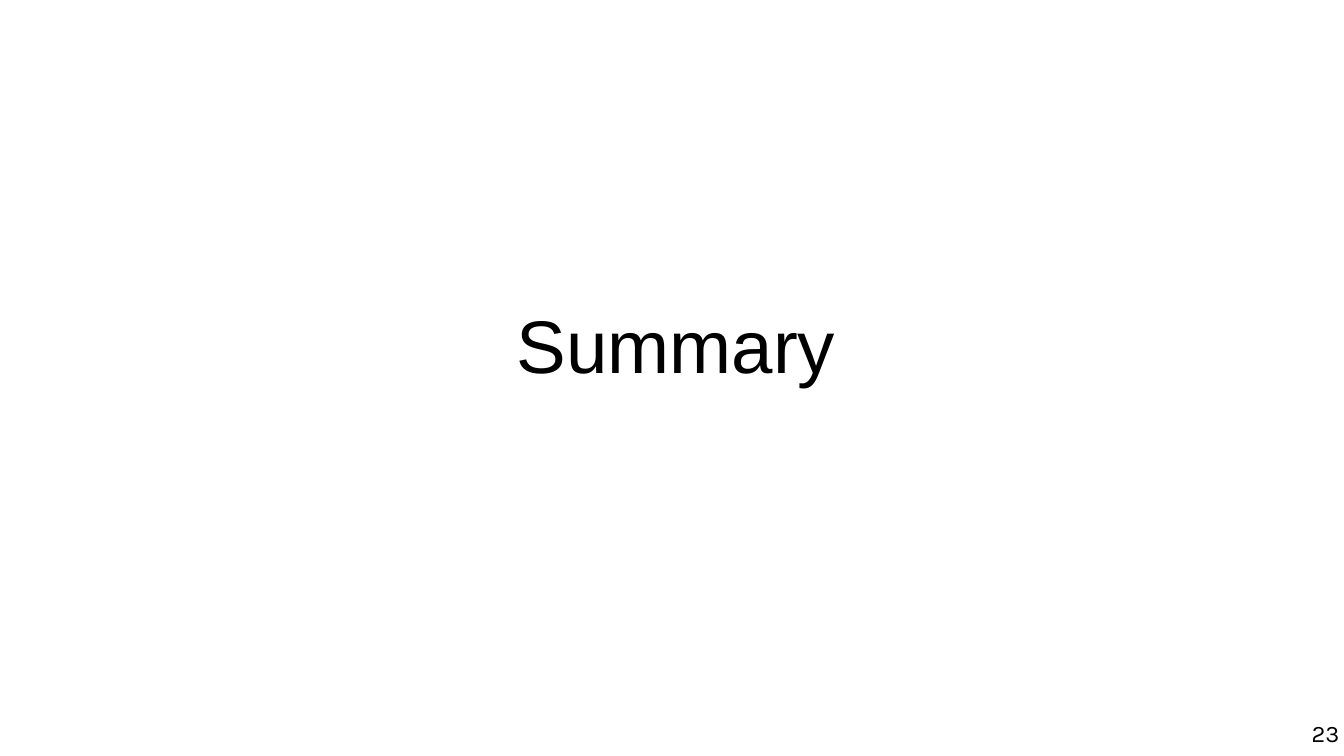
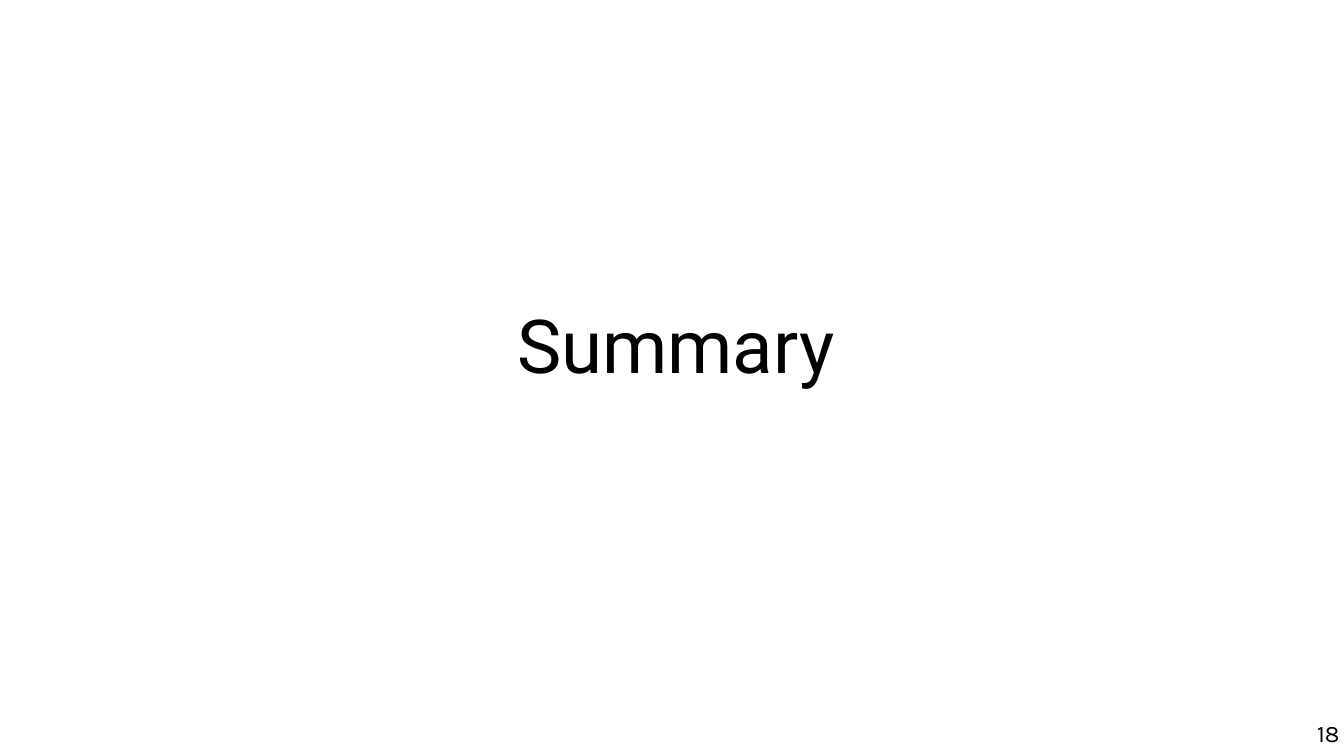
Before and after one commit to marco-calautti/data-mining-course, a slide deck: slide 18 of theory/odp/tt05_reduction.odp (slide 23 before the commit). Drawn at 1344x756 pixels with LibreOffice and Linux fonts; fonts in the diff are those of the drawing. Boxes give left, top, right and bottom in pixels: in the first picture for what was removed or moved away, otherwise in the second. Text is boxed around its words. In the diff, an @@ line names an element or a change of style, - is before the commit and + after.

```diff
--- a/theory/odp/tt05_reduction.odp
+++ b/theory/odp/tt05_reduction.odp
@@ title "Summary" at [517, 319, 834, 389]: font Arial to Roboto @@
@@ page number at [1317, 727, 1339, 743]: text changed @@
-23
+18
```
Also in this commit, not shown: 23 other slides changed, 2 slides added, 1 slide removed, 10 other files.
